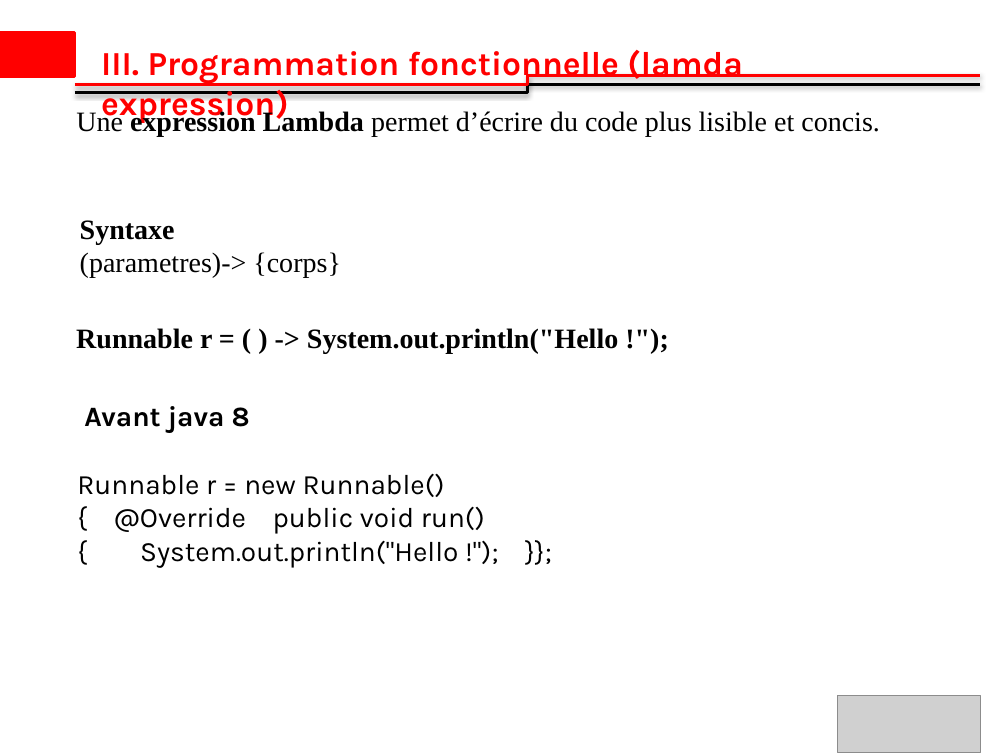
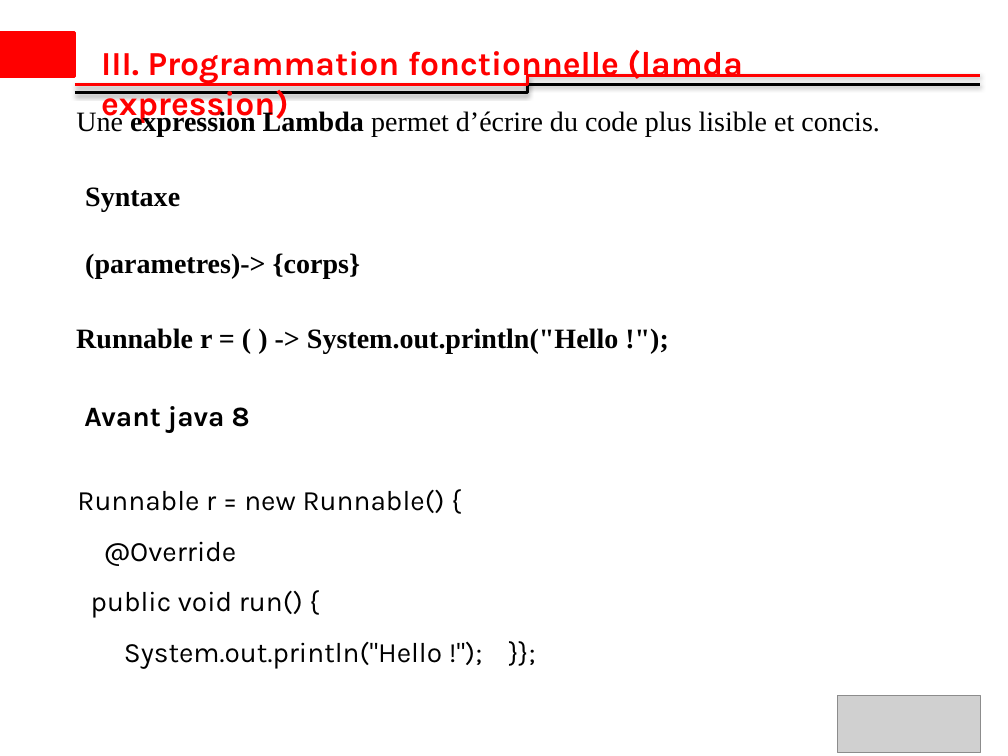
Before and after one commit to ibrahimsava/Osis-training-in-java, a slide deck: slide 7 of Osis_Presentation_Ibrahim_SAVADOGO_2 [Autosaved].pptx. Drawn at 1008x756 pixels with LibreOffice and Linux fonts; fonts in the diff are those of the drawing; grey boxes stand for pictures; background and template pictures are left out. Boxes give left, top, right and bottom in pixels: in the first picture for what was removed or moved away, otherwise in the second. Text is boxed around its words. In the diff, an @@ line names an element or a change of style, - is before the commit and + after.

```diff
--- a/Osis_Presentation_Ibrahim_SAVADOGO_2 [Autosaved].pptx
+++ b/Osis_Presentation_Ibrahim_SAVADOGO_2 [Autosaved].pptx
@@ text "Syntaxe": place and size @@
-text "Syntaxe" at [80, 220, 341, 278]
+text "Syntaxe" at [85, 187, 360, 279]
@@ text at [85, 253, 360, 279]: bold on in "(parametres)-> {corps}" @@
@@ text at [77, 489, 445, 669]: text changed @@
-Runnable r = new Runnable() { @Override public void run() { System.out.println("Hello !"); }};
+Runnable r = new Runnable() {
+@Override
+public void run() {
+System.out.println("Hello !"); }};
```
Also in this commit, not shown: 1 other slide changed.
